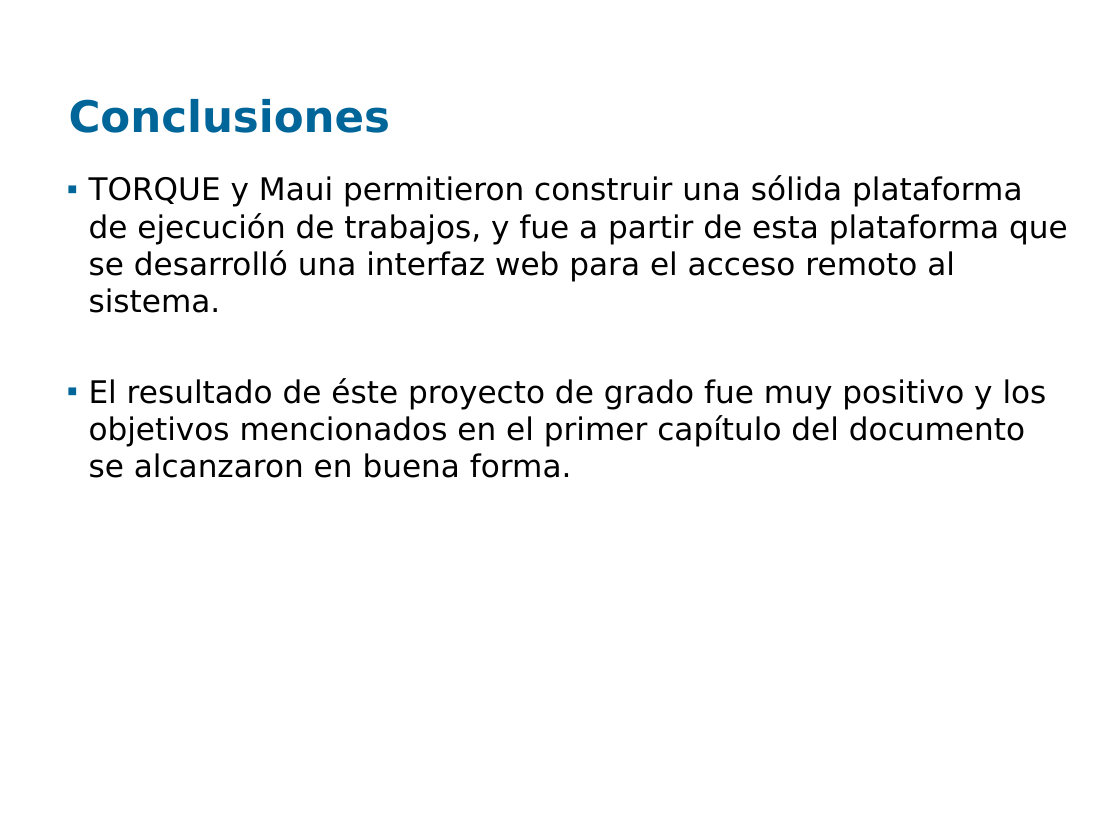
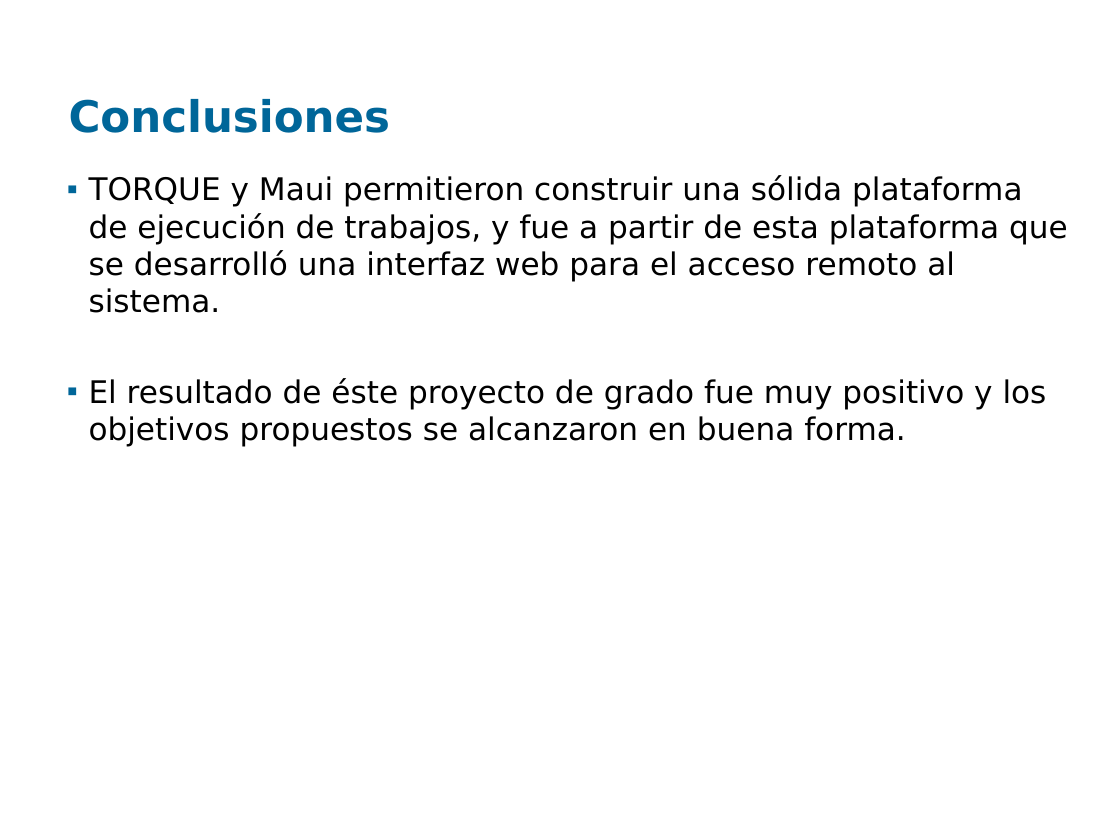
Before and after one commit to santiago-iturriaga/pgruso2007, a slide deck: slide 35 of Documentacion/Presentación Fenton - Final.ppt. Drawn at 1120x840 pixels with LibreOffice and Linux fonts; fonts in the diff are those of the drawing; background and template pictures are left out. Boxes give left, top, right and bottom in pixels: in the first picture for what was removed or moved away, otherwise in the second. Text is boxed around its words. In the diff, an @@ line names an element or a change of style, - is before the commit and + after.

```diff
--- a/Documentacion/Presentación Fenton - Final.ppt
+++ b/Documentacion/Presentación Fenton - Final.ppt
@@ text at <box>89,378,1047,447</box>: text changed @@
-▪ El resultado de éste proyecto de grado fue muy positivo y los objetivos mencionados en el primer capítulo del documento se alcanzaron en buena forma.
+▪ El resultado de éste proyecto de grado fue muy positivo y los objetivos propuestos se alcanzaron en buena forma.
```
